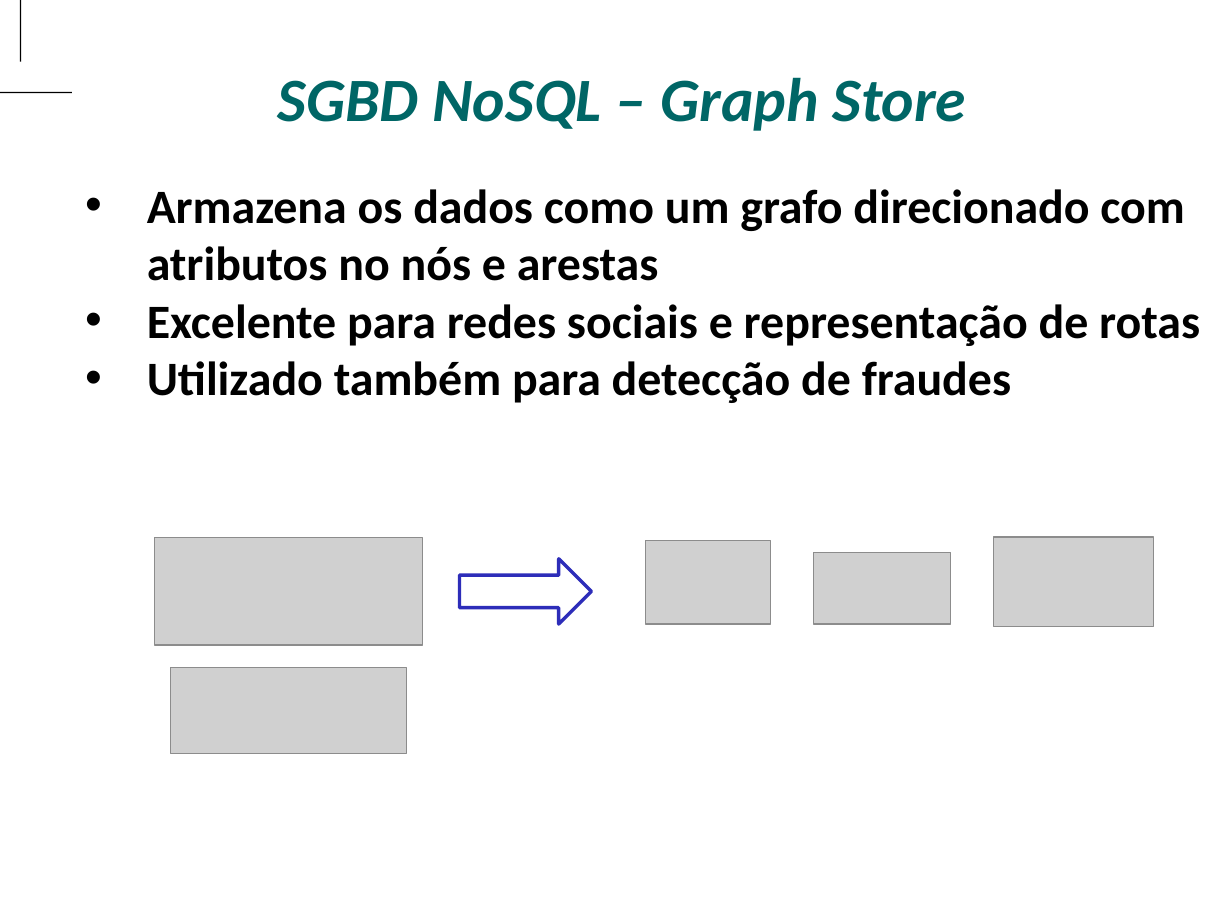
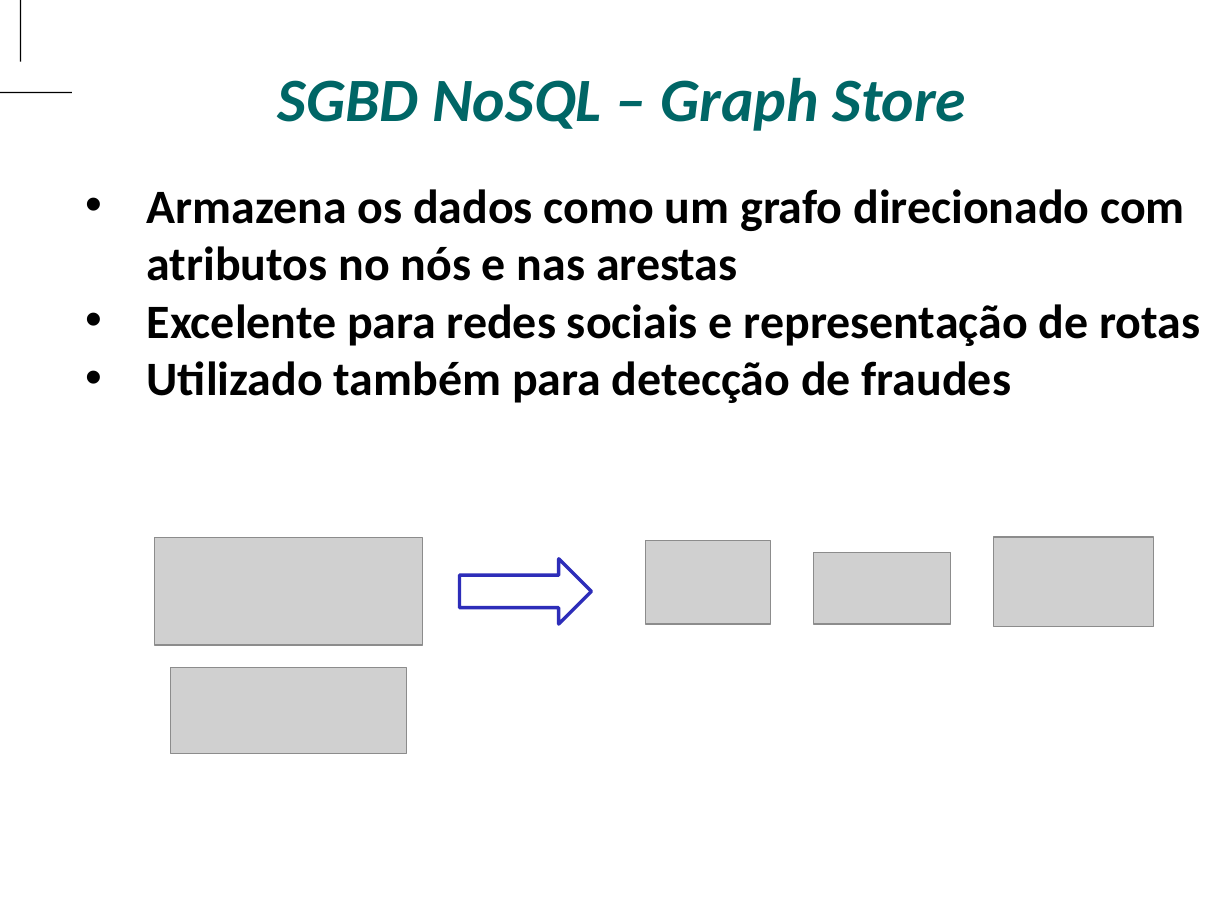
Before and after one commit to antoniomralmeida/bd, a slide deck: slide 43 of BANCO DE DADOS.pptx (slide 30 before the commit). Drawn at 1232x924 pixels with LibreOffice and Linux fonts; fonts in the diff are those of the drawing; grey boxes stand for pictures; background and template pictures are left out. Boxes give left, top, right and bottom in pixels: in the first picture for what was removed or moved away, otherwise in the second. Text is boxed around its words. In the diff, an @@ line names an element or a change of style, - is before the commit and + after.

```diff
--- a/BANCO DE DADOS.pptx
+++ b/BANCO DE DADOS.pptx
@@ text at (x1=147, y1=189, x2=1184, y2=281): text changed @@
-• Armazena os dados como um grafo direcionado com atributos no nós e arestas
+• Armazena os dados como um grafo direcionado com atributos no nós e nas arestas
```
Also in this commit, not shown: 3 other slides changed, 13 slides added.
